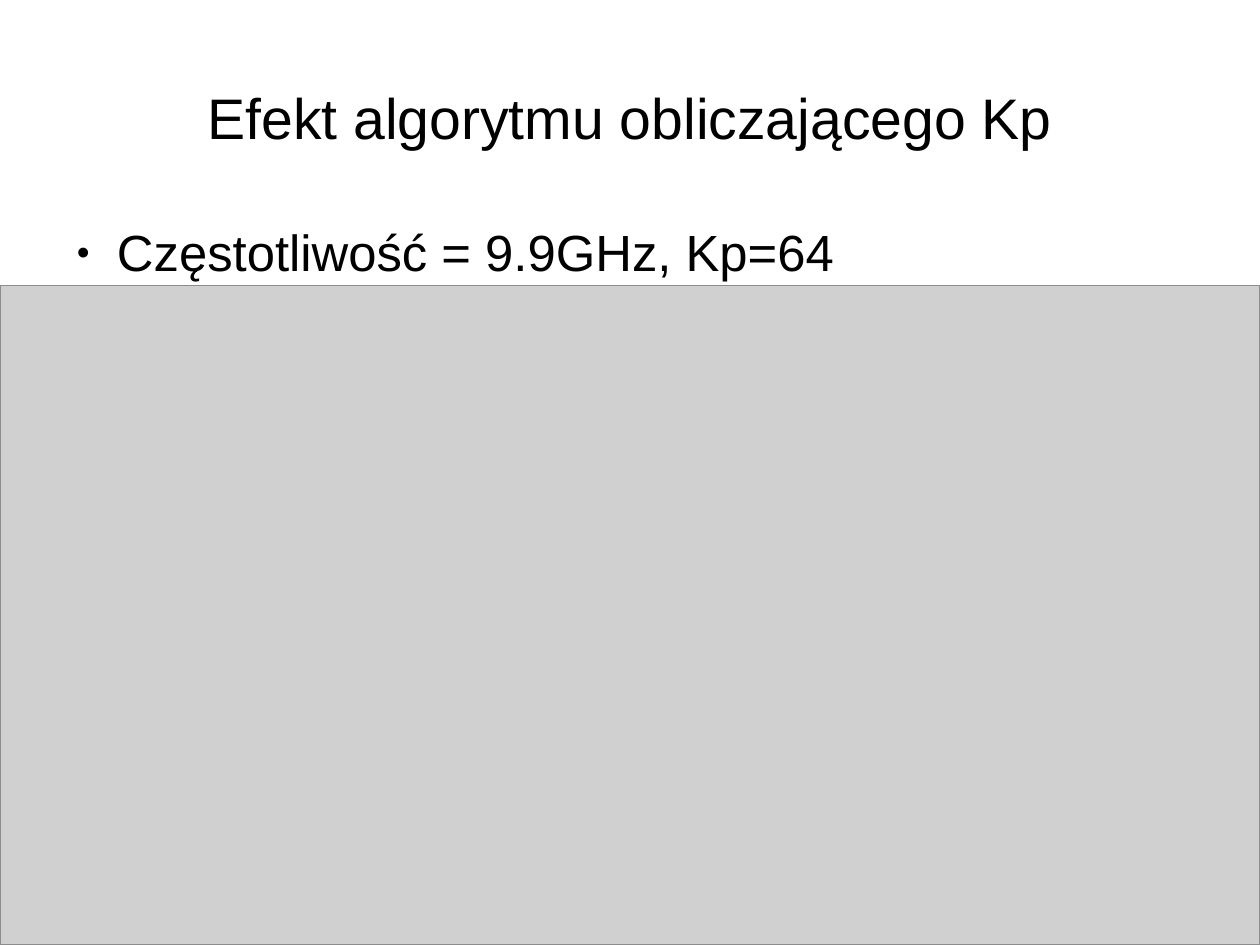
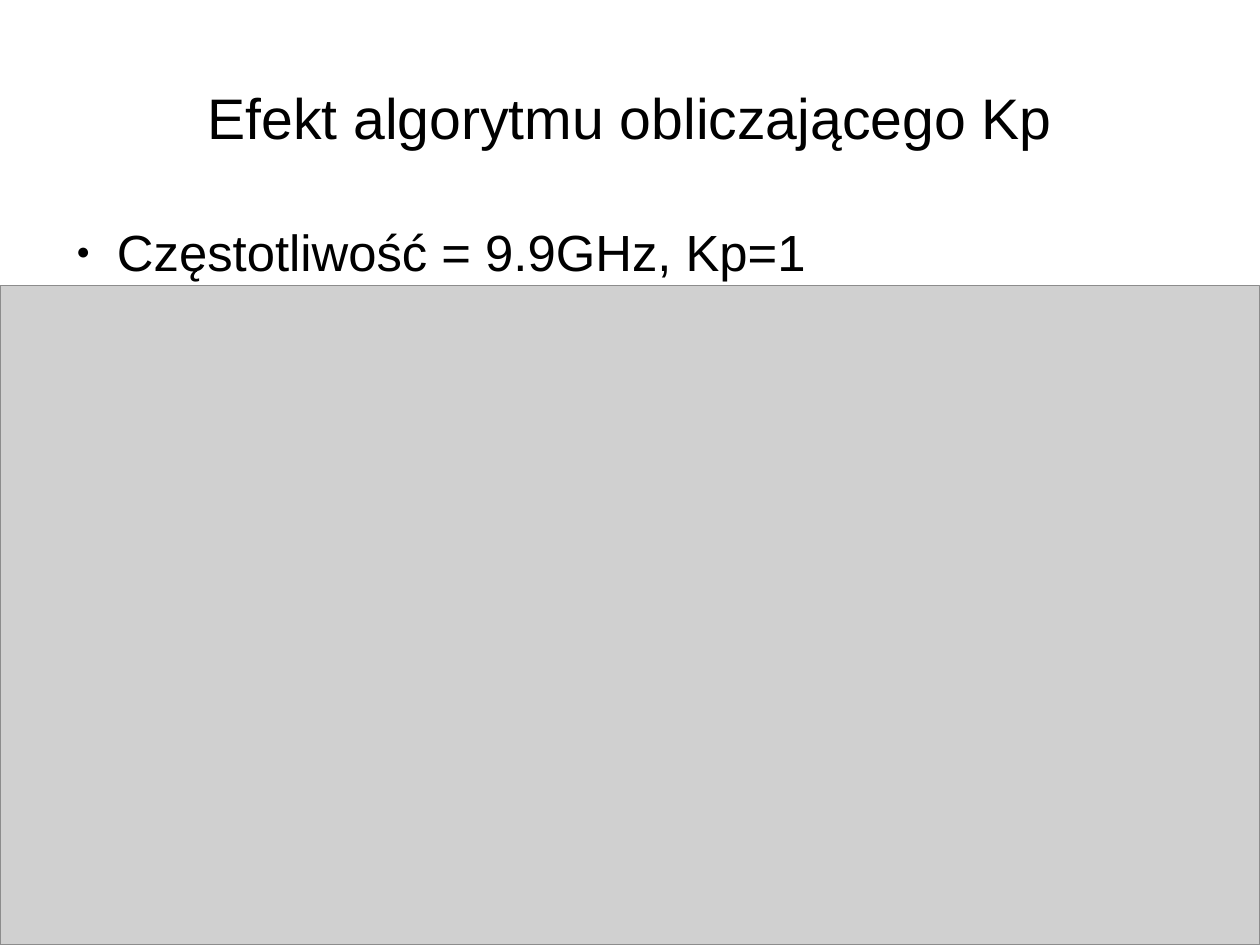
Before and after one commit to joannabp/ProjektSynopsys, a slide deck: slide 22 of Untitled 1.odp (slide 23 before the commit). Drawn at 1260x945 pixels with LibreOffice and Linux fonts; fonts in the diff are those of the drawing; grey boxes stand for pictures. Boxes give left, top, right and bottom in pixels: in the first picture for what was removed or moved away, otherwise in the second. Text is boxed around its words. In the diff, an @@ line names an element or a change of style, - is before the commit and + after.

```diff
--- a/Untitled 1.odp
+++ b/Untitled 1.odp
@@ text at <box>117,233,806,282</box>: text changed @@
-● Częstotliwość = 9.9GHz, Kp=64
+● Częstotliwość = 9.9GHz, Kp=1
```
Also in this commit, not shown: 11 other slides changed, 2 slides added, 1 slide removed, 1 other file.
